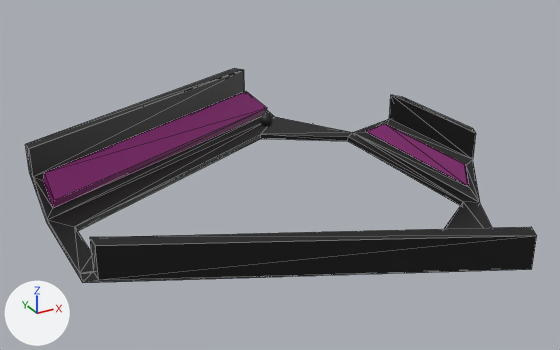
The glTF model assets/mace_elements/inherited_elements/fork/fork.glb, before and after one commit.
Before and after are seen from a 50 mm camera at (-4.22, -21.32, 11.58) aimed at (7.33, -0.33, 1.09). The lights are fixed; the arrows at lower left show +X, +Y and +Z. The older version comes first. Mesh edges are drawn as thin lines on the coarser meshes. Where no turn or scale is listed for an object, it has been applied to the vertices. Vertices at exactly the same position are counted once.

The first picture shows 'Fork', 'Fork.001', 'Fork.002' and 1 more.
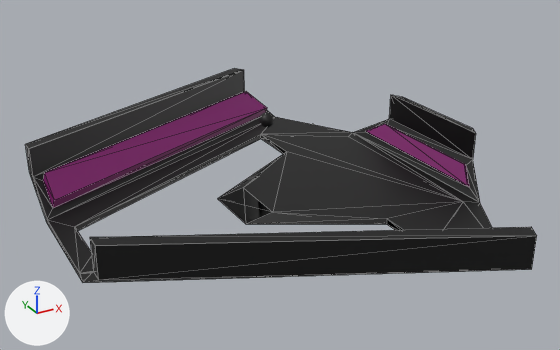
Location of each change, [x1, y1, x2, y2] in pixels of the pictures (560 x 350 px):
part 1 of me_plane_024, added (black): after [218, 134, 463, 230]

What changed in the scene script:
```text
Change me_plane_024:
    used by ob_fork; location = (0.0, 0.0, 0.1)
    remove me_plane_024.from_pydata(...)  # 83 vertices, 114 faces; spans x 0.0..14.1, y -9.0..9.0, z -0.1..2.0
    add me_plane_024.from_pydata(...)  # 91 vertices, 140 faces; spans x 0.0..14.1, y -9.0..9.0, z -0.1..2.0
    me_plane_024 part 1
    8 vertices are added at x 5.6..9.6, y -3.3..3.3, z -0.1..0.1
    26 new faces join them
```
